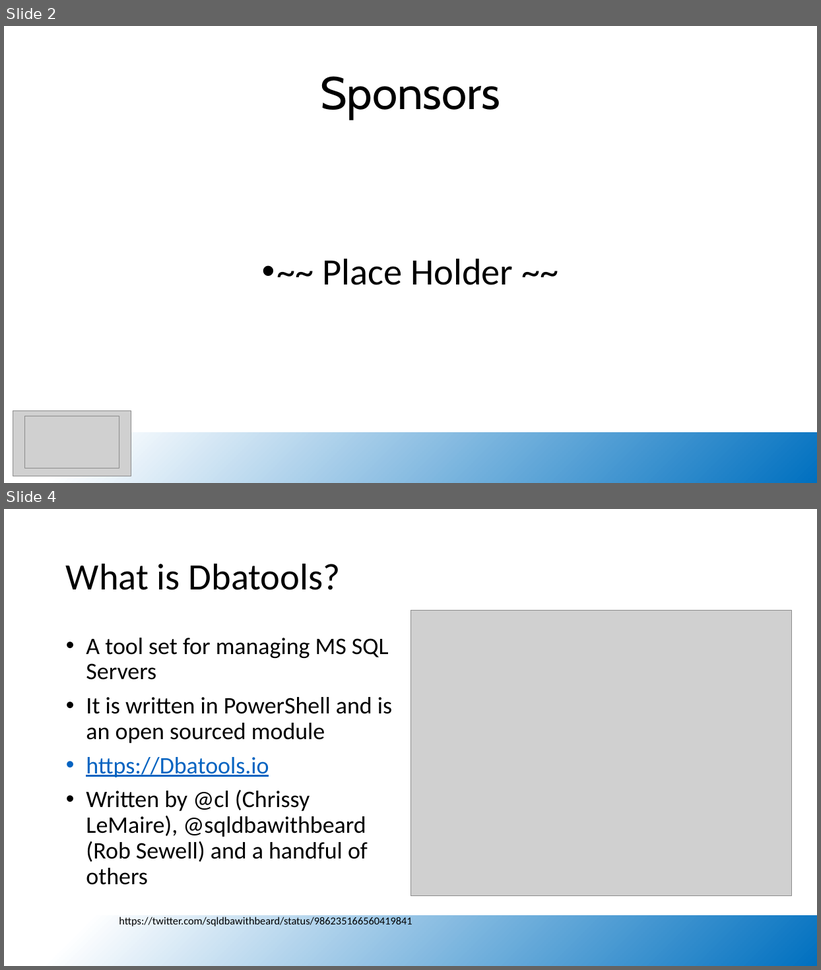
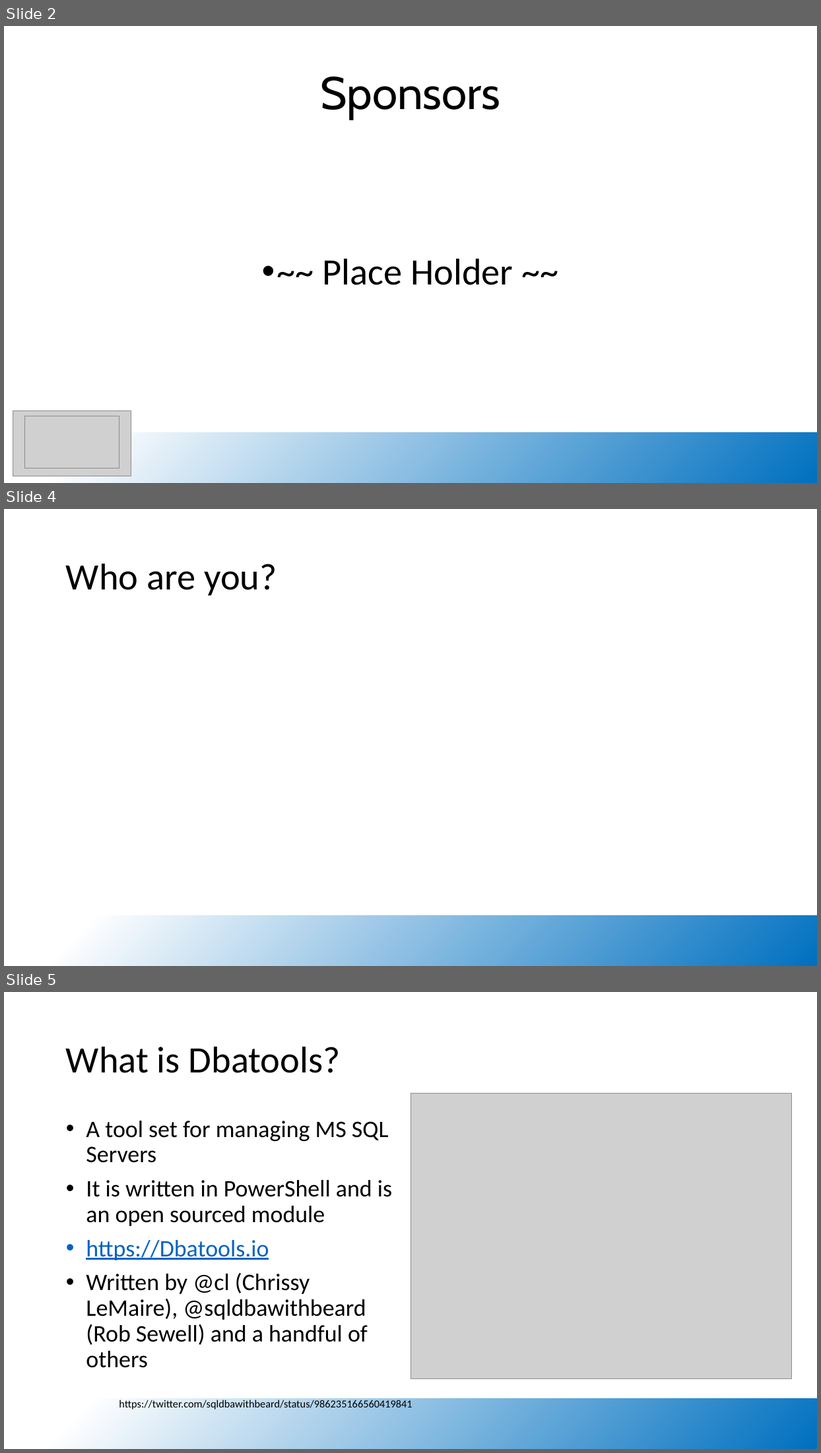
Before and after one commit to dataplat/community-presentations, a slide deck: josh-corrick/UsingDbatoolsToAutomateDeployments.pptx. Shown one above the other, each under a label of ours: slides 2 and 4 before the commit, slides 2, 4 and 5 after it; the slides between them are not shown. The pictures are 821x970 and 821x1453 pixels, drawn with LibreOffice and Linux fonts; fonts in the diff are those of the drawing; grey boxes stand for pictures; background and template pictures are left out. Boxes give left, top, right and bottom in pixels: in the first picture for what was removed or moved away, otherwise in the second. Text is boxed around its words. In the diff, an @@ line names an element or a change of style, - is before the commit and + after.

```diff
--- a/josh-corrick/UsingDbatoolsToAutomateDeployments.pptx
+++ b/josh-corrick/UsingDbatoolsToAutomateDeployments.pptx
@@ slide 4 added at <box>4,509,817,966</box>, background #FFFFFF; not listed: 1 template element that a slide beside it also shows @@
@@ title added at <box>66,563,277,595</box>, 44 pt, text #000000 @@
+Who are you?
@@ what was slide 4 is now slide 5 @@
```
Also in this commit, not shown: 3 slides changed, 1 other slide added, 1 other file.
